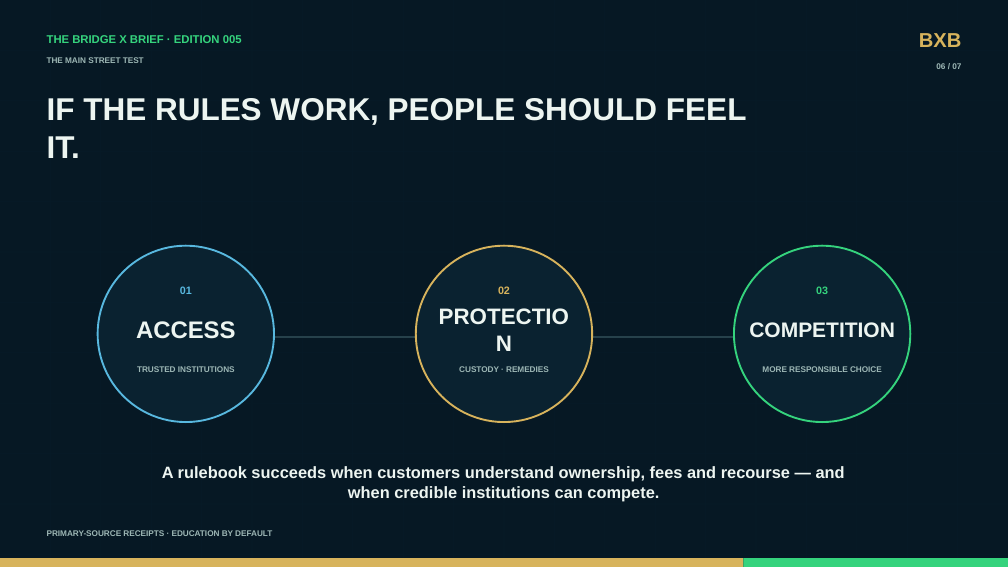
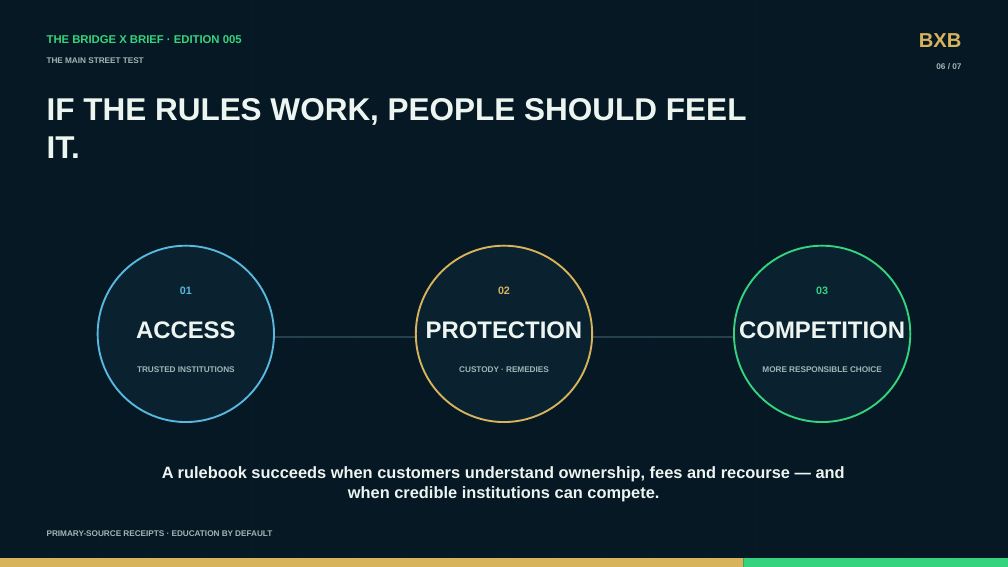
Before and after one commit to MoCrypto-OnChain/bridge-x-brief, a slide deck: slide 6 of social/Bridge_X_Brief_005_LinkedIn_Carousel.pptx. Drawn at 1008x567 pixels with LibreOffice and Linux fonts; fonts in the diff are those of the drawing. Boxes give left, top, right and bottom in pixels: in the first picture for what was removed or moved away, otherwise in the second. Text is boxed around its words. In the diff, an @@ line names an element or a change of style, - is before the commit and + after.

Commit message:
Fix BXB 005 page 6 label wrapping

```diff
--- a/social/Bridge_X_Brief_005_LinkedIn_Carousel.pptx
+++ b/social/Bridge_X_Brief_005_LinkedIn_Carousel.pptx
@@ text "PROTECTION": place and size @@
-text "PROTECTION" at box(431, 308, 577, 349)
+text "PROTECTION" at box(426, 321, 583, 339)
@@ text "PROTECTION" at box(426, 321, 583, 339): size 26.6 to 28.5 pt @@
@@ text "COMPETITION": place and size @@
-text "COMPETITION" at box(749, 322, 895, 338)
+text "COMPETITION" at box(739, 321, 905, 339)
@@ text "COMPETITION" at box(739, 321, 905, 339): size 25 to 28.5 pt @@
```
